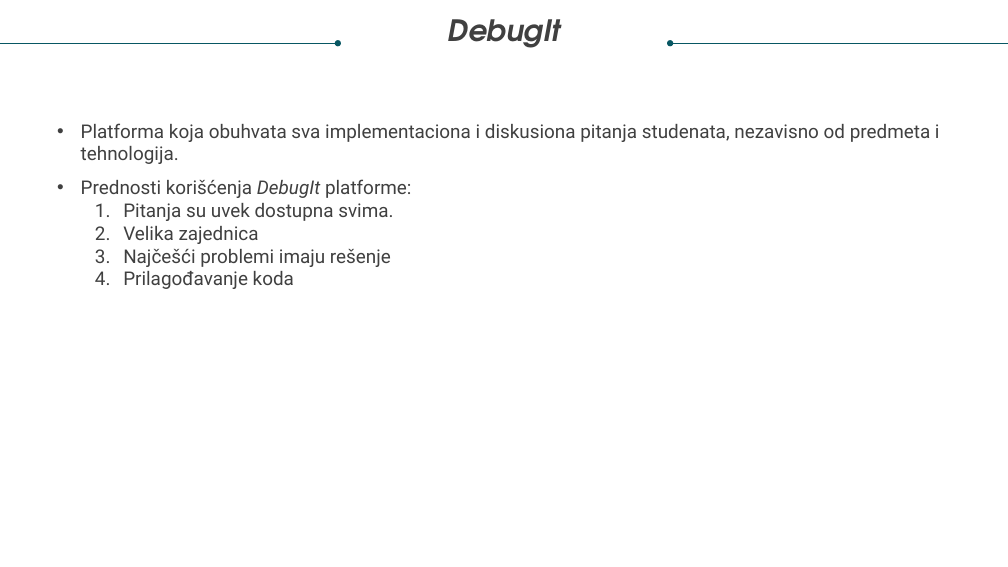
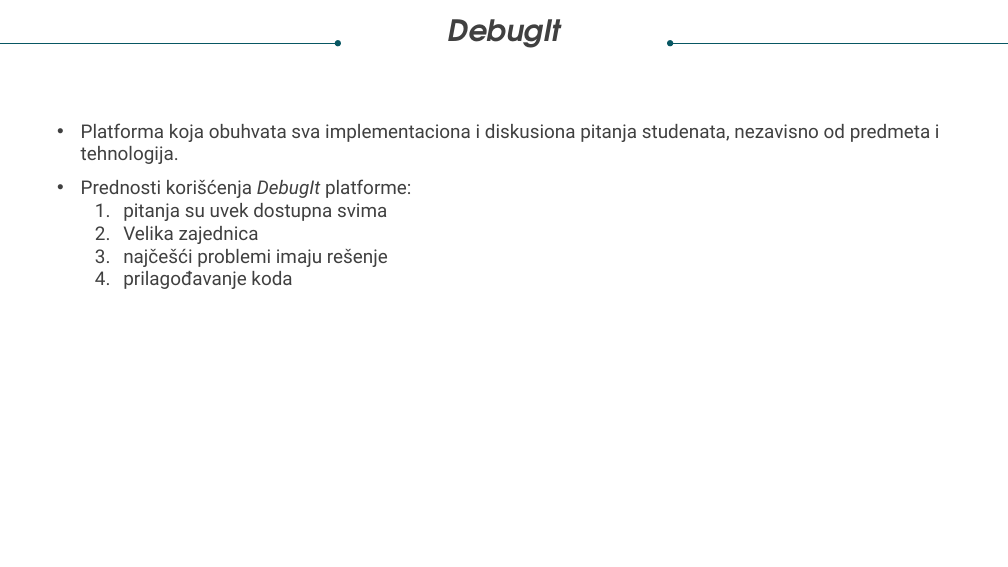
Before and after one commit to Nevenaa01/DebugIt, a slide deck: slide 3 of Nevena Gligorov diplomski prezentacija.pptx. Drawn at 1008x567 pixels with LibreOffice and Linux fonts; fonts in the diff are those of the drawing. Boxes give left, top, right and bottom in pixels: in the first picture for what was removed or moved away, otherwise in the second. Text is boxed around its words. In the diff, an @@ line names an element or a change of style, - is before the commit and + after.

```diff
--- a/Nevena Gligorov diplomski prezentacija.pptx
+++ b/Nevena Gligorov diplomski prezentacija.pptx
@@ text at <box>123,203,387,221</box>: text changed @@
-  1. Pitanja su uvek dostupna svima.
+  1. pitanja su uvek dostupna svima
@@ text at <box>123,249,388,289</box>: text changed @@
-  3. Najčešći problemi imaju rešenje
-  4. Prilagođavanje koda
+  3. najčešći problemi imaju rešenje
+  4. prilagođavanje koda
```
Also in this commit, not shown: 4 other slides changed, 8 slides added, 1 other file.
